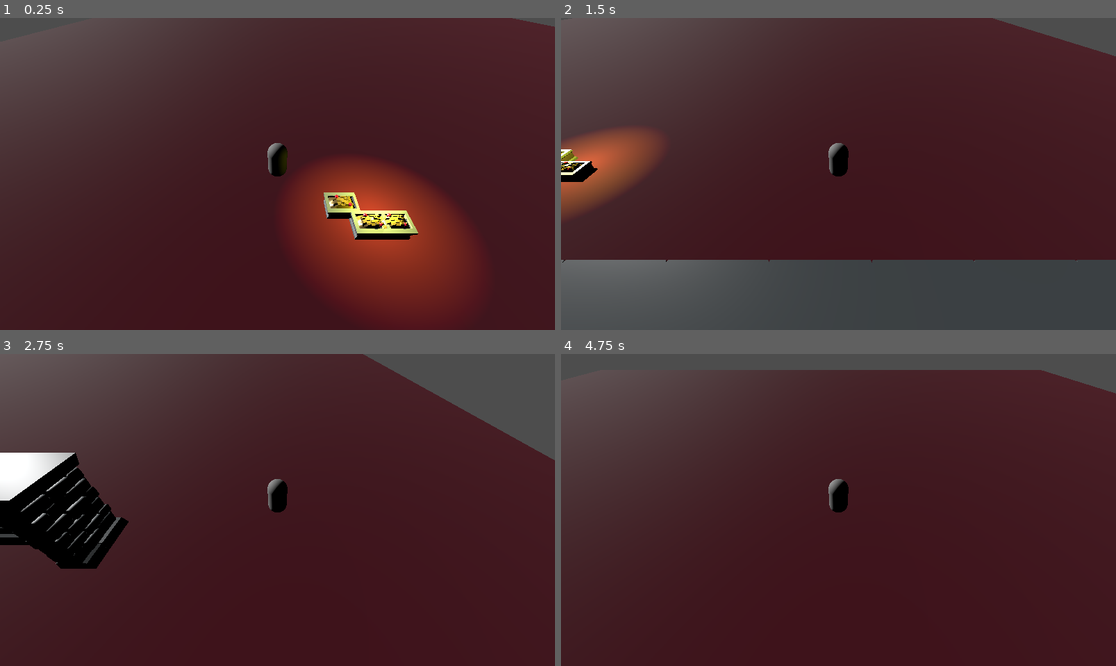
Above: before the commit, frames 1-4 (two rows, left to right).
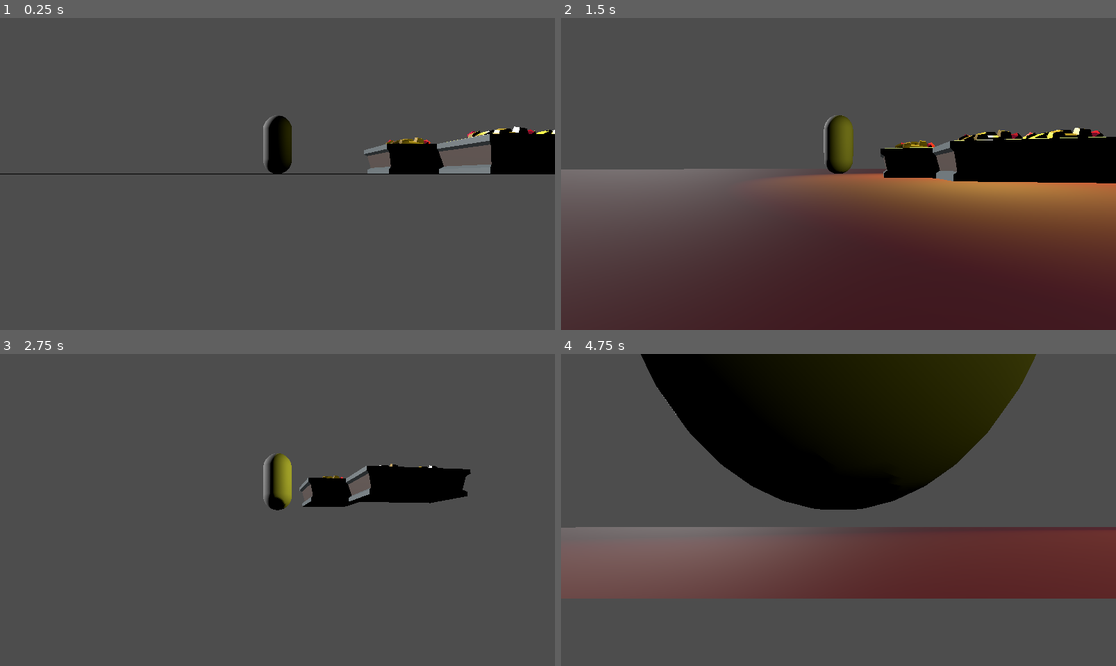
Above: after the commit, the same moments.

Repository: Snowlith/Dame-Starter
Game: Godot game, scene res://levels/node_3d.tscn
Two runs of this game, one before a commit and one after it. Both use one fixed random seed, a clock stepped at 60 frames per second and the inputs below.
Inputs (mouse positions are in pixels of both pictures, inside the frame that each line leads up to):
- Up to frame 1 (0.25 s): no input
- Up to frame 2 (1.5 s): tap Enter (ui_accept) at 0.5, 0.77 s; move the mouse to (960, 158) at 0.52 s; hold Right (ui_right) 0.53-1.28 s; move the mouse to (727, 189) at 1.27 s; hold Down (ui_down) from 1.28 s (still down)
- Up to frame 3 (2.75 s): tap Enter (ui_accept) at 1.52 s; move the mouse to (333, 441) at 2.02 s; release Down (ui_down) at 2.03 s; hold Right (ui_right) from 2.03 s (still down)
- Up to frame 4 (4.75 s): move the mouse to (810, 572) at 2.77 s; release Right (ui_right) at 2.78 s; hold Up (ui_up) 2.78-3.53 s; tap Enter (ui_accept) at 3.02, 3.77, 4.52 s; move the mouse to (1005, 556) at 3.52 s; hold Left (ui_left) from 3.53 s (still down); move the mouse to (672, 463) at 4.27 s

The runs differ from the first frame. In frame 1, 91% of the frame differs, in the area x 0-100%, y 0-100%; in frame 2, 85%; in frame 3, 85%; in frame 4, 92%.

Commit message:
camera
oh

Diff:
--- a/assets/scripts/player.gd
+++ b/assets/scripts/player.gd
@@ -7,6 +7,9 @@
 
 @export var gravity: float = 50.0
 @export var jump_strength: float = 15.0
+
+@onready var _spring_arm: SpringArm3D = $SpringArm3D
+@onready var _model: MeshInstance3D = $MeshInstance3D
 
 func _ready():
 	pass
@@ -29,6 +32,12 @@
 	velocity.x = velocity_xz.x
 	velocity.z = velocity_xz.y
 
+	velocity = velocity.rotated(Vector3.UP, _spring_arm.rotation.y).normalized()
+
+	if velocity.length() > 0.2:
+		var look_direction = Vector2(velocity.z, velocity.x)
+		_model.rotation.y = look_direction.angle()
+
 	# Handle y: jumping and gravity
 	if not is_on_floor():
 		velocity.y -= gravity * delta
@@ -38,3 +47,7 @@
 			velocity.y = jump_strength
 
 	move_and_slide()
+
+
+func _process(delta: float) -> void:
+	_spring_arm.position = position
--- a/scenes/player.tscn
+++ b/scenes/player.tscn
@@ -1,6 +1,7 @@
-[gd_scene load_steps=4 format=3 uid="uid://d0ukggfx40yvy"]
+[gd_scene load_steps=5 format=3 uid="uid://d0ukggfx40yvy"]
 
 [ext_resource type="Script" path="res://assets/scripts/player.gd" id="1_gp66p"]
+[ext_resource type="Script" path="res://scenes/spring_arm_3d.gd" id="2_7tno2"]
 
 [sub_resource type="CapsuleMesh" id="CapsuleMesh_mkx6k"]
 
@@ -19,5 +20,10 @@
 transform = Transform3D(1, 0, 0, 0, 1, 0, 0, 0, 1, 0, 1, 0)
 shape = SubResource("CapsuleShape3D_lb0yt")
 
-[node name="Camera3D" type="Camera3D" parent="."]
-transform = Transform3D(1, 0, 0, 0, 0.707107, 0.707107, 0, -0.707107, 0.707107, 0, 8, 8)
+[node name="SpringArm3D" type="SpringArm3D" parent="."]
+spring_length = 7.0
+margin = 0.2
+script = ExtResource("2_7tno2")
+
+[node name="Camera3D" type="Camera3D" parent="SpringArm3D"]
+current = true
--- /dev/null
+++ b/scenes/spring_arm_3d.gd
@@ -0,0 +1,20 @@
+extends SpringArm3D
+
+
+@export var mouse_sensitivity := 0.05
+
+# Called when the node enters the scene tree for the first time.
+func _ready() -> void:
+	set_as_top_level(true)
+	Input.set_mouse_mode(Input.MOUSE_MODE_CAPTURED)
+
+func _unhandled_input(event: InputEvent) -> void:
+	if event is InputEventMouseMotion:
+		rotation_degrees.x -= event.relative.y * mouse_sensitivity
+		rotation_degrees.x = clamp(rotation_degrees.x, -90.0, 30.0)
+
+		rotation_degrees.y -= event.relative.x * mouse_sensitivity
+		rotation_degrees.y = wrapf(rotation_degrees.y, 0.0, 360.0)
+# Called every frame. 'delta' is the elapsed time since the previous frame.
+func _process(delta: float) -> void:
+	pass
Not shown: 1 places in levels/node_3d.tscn that only renumber resources
